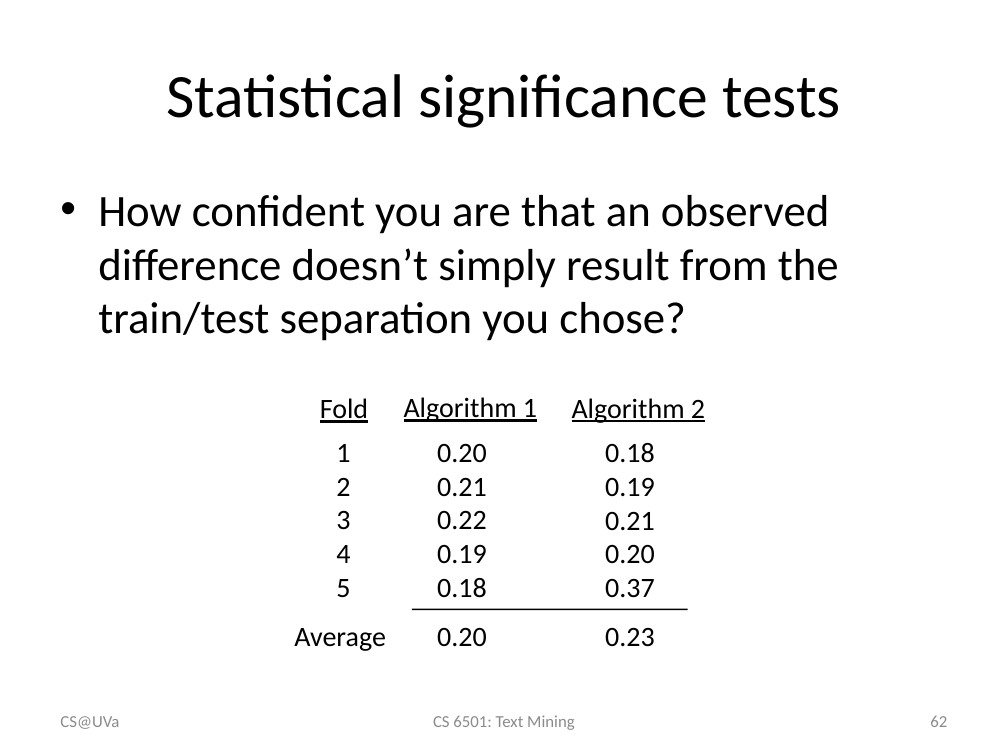
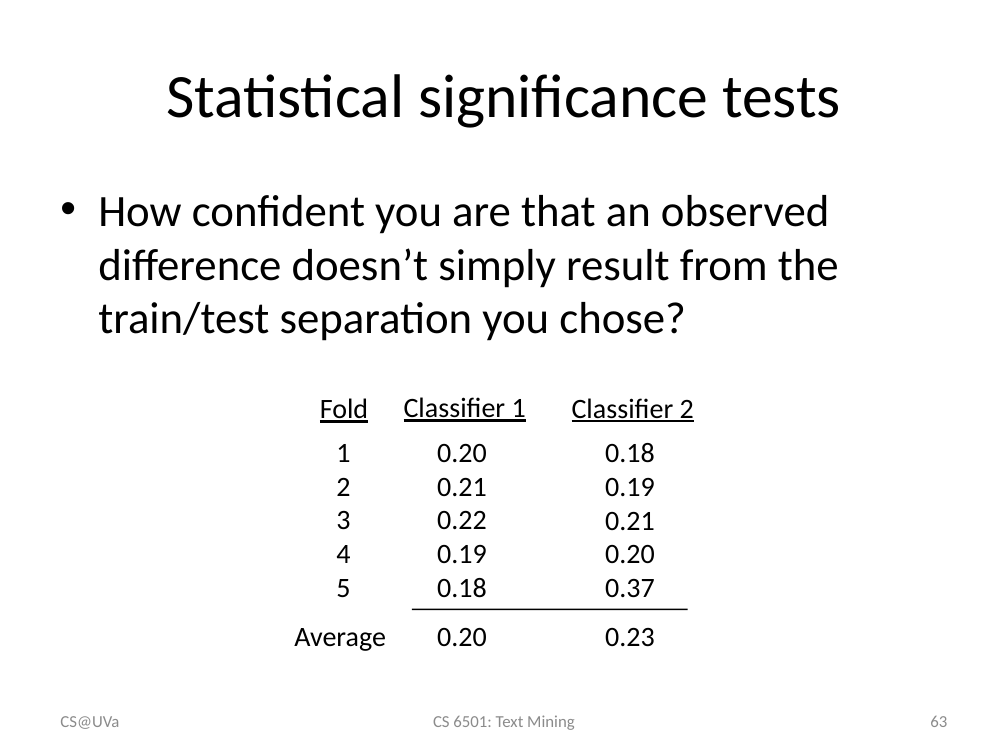
Before and after one commit to wang296/CS6501-Text-Mining, a slide deck: slide 63 of docs/TextCategorization.pptx (slide 62 before the commit). Drawn at 1008x756 pixels with LibreOffice and Linux fonts; fonts in the diff are those of the drawing. Boxes give left, top, right and bottom in pixels: in the first picture for what was removed or moved away, otherwise in the second. Text is boxed around its words. In the diff, an @@ line names an element or a change of style, - is before the commit and + after.

```diff
--- a/docs/TextCategorization.pptx
+++ b/docs/TextCategorization.pptx
@@ text at box(404, 397, 526, 422): text changed @@
-Algorithm 1
+Classifier 1
@@ text at box(572, 398, 694, 422): text changed @@
-Algorithm 2
+Classifier 2
@@ page number at box(930, 716, 947, 727): text changed @@
-62
+63
```
Also in this commit, not shown: 3 other slides changed, 1 slide added, 6 other files.
